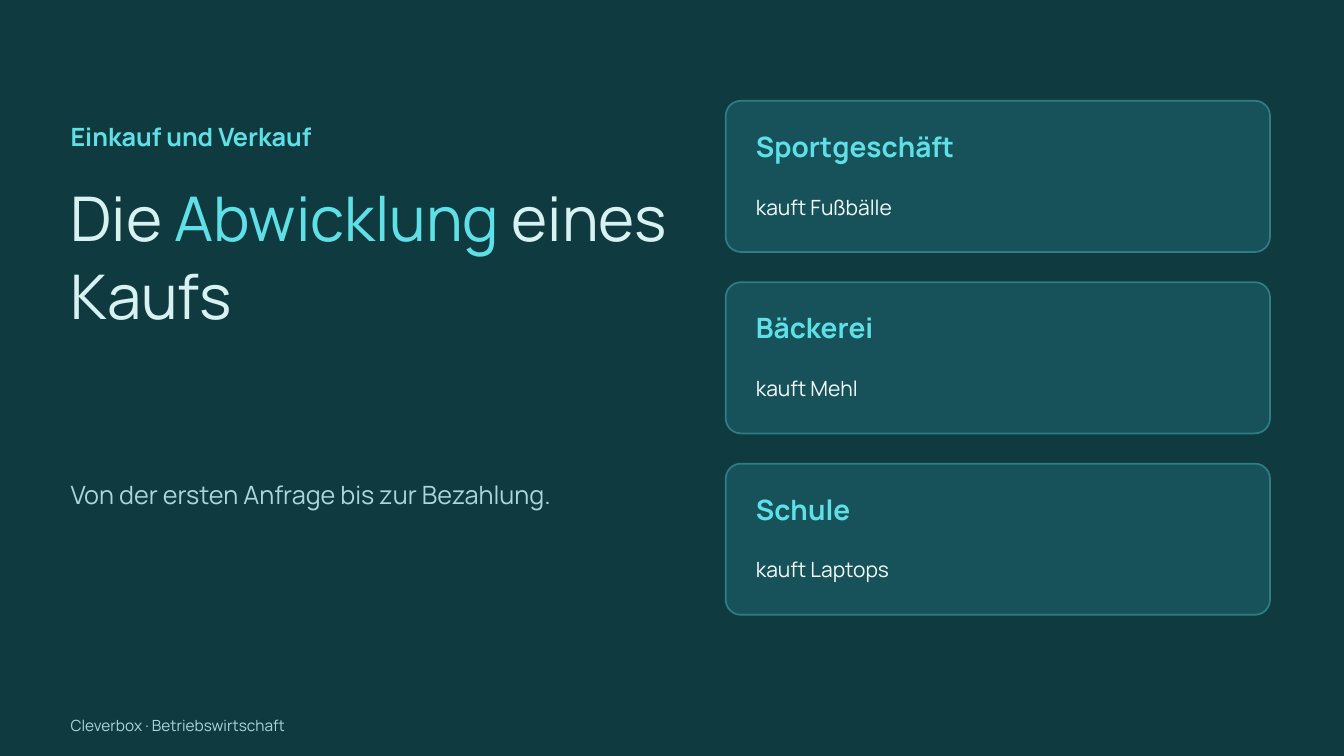
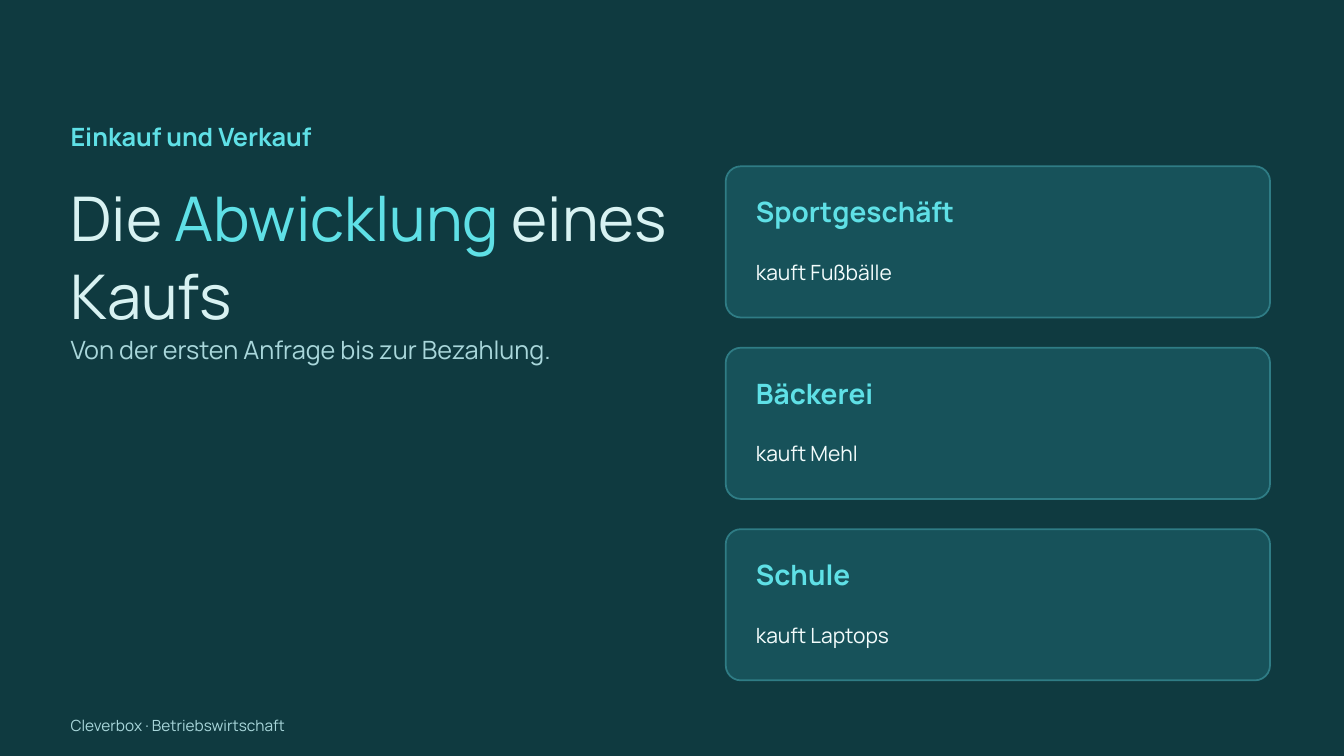
Before and after one commit to arminheske/claudecloud, a slide deck: slide 1 of videoslides/cleverbox-abwicklung-kauf-slides.pptx. Drawn at 1344x756 pixels with LibreOffice and Linux fonts; fonts in the diff are those of the drawing. Boxes give left, top, right and bottom in pixels: in the first picture for what was removed or moved away, otherwise in the second. Text is boxed around its words. In the diff, an @@ line names an element or a change of style, - is before the commit and + after.

```diff
--- a/videoslides/cleverbox-abwicklung-kauf-slides.pptx
+++ b/videoslides/cleverbox-abwicklung-kauf-slides.pptx
@@ text "Von der ersten Anfrage bis ...": place and size @@
-text "Von der ersten Anfrage bis ..." at [71,485,551,511]
+text "Von der ersten Anfrage bis ..." at [71,340,551,366]
@@ 6 texts, 3 rounded rectangles: place and size @@
-6 texts, 3 rounded rectangles at [726,101,1270,615]
+6 texts, 3 rounded rectangles at [726,166,1270,681]
```
Also in this commit, not shown: 61 other slides changed, 1 other file.
